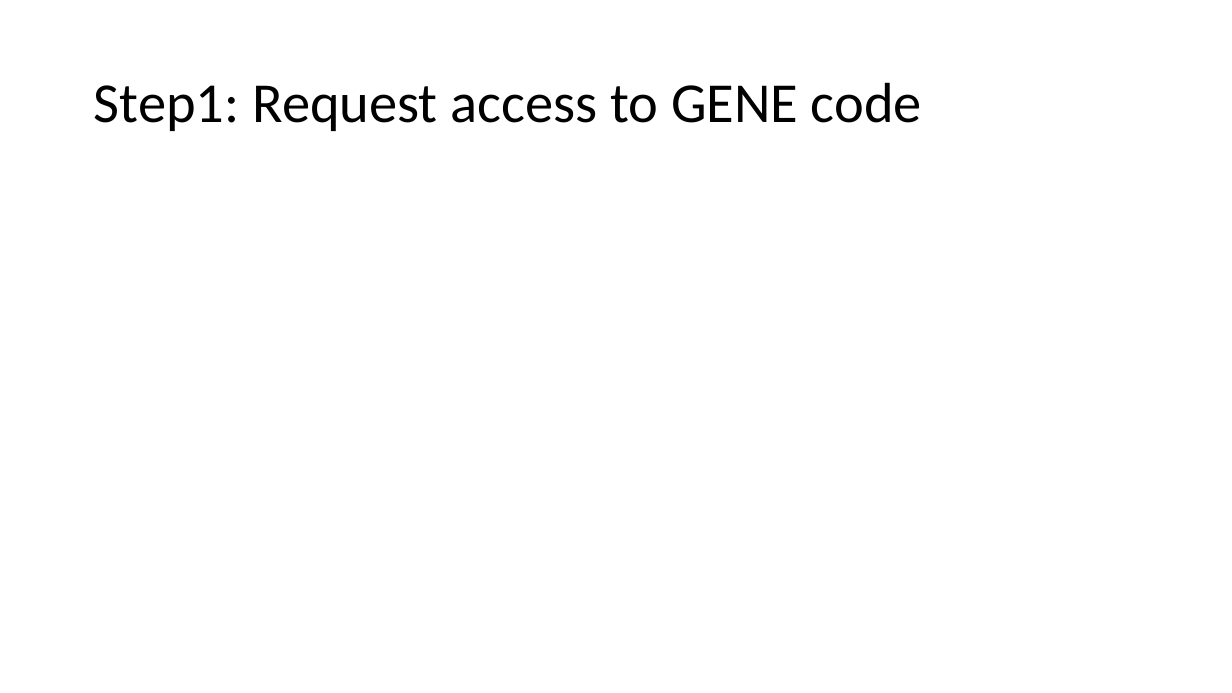
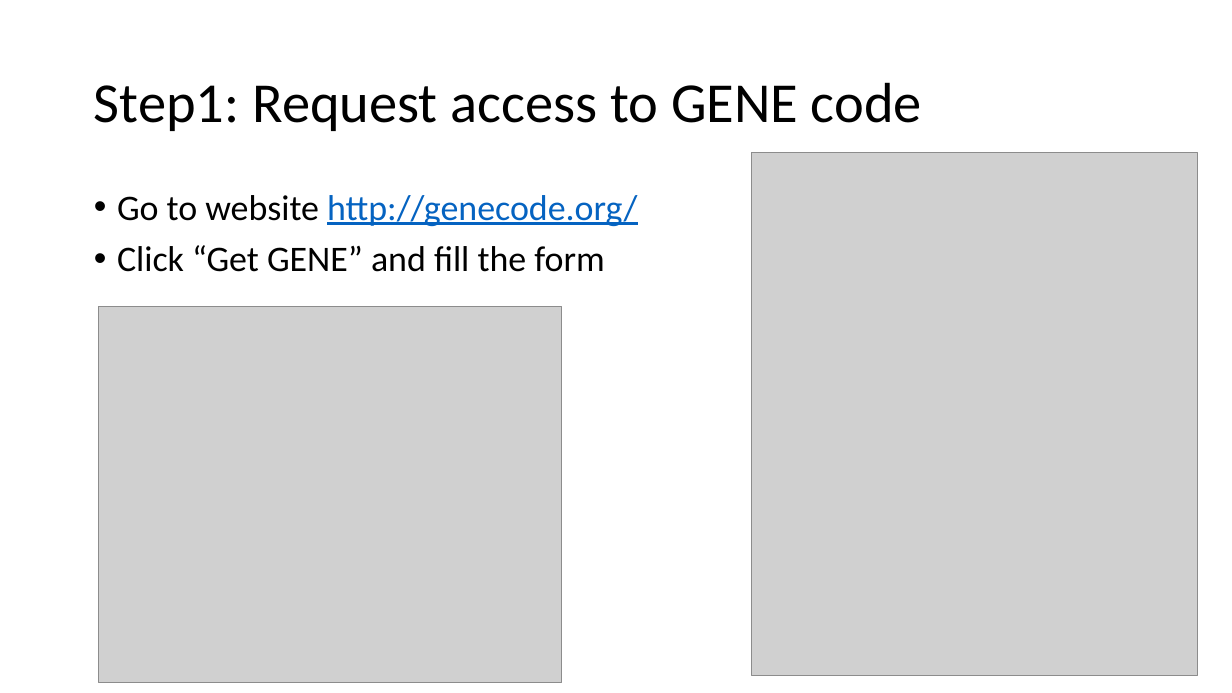
Before and after one commit to maxtcurie/Physics_Helper, a slide deck: slide 3 of Intro_to_GENE/0_Getting_started_with_GENE.pptx (slide 2 before the commit). Drawn at 1232x693 pixels with LibreOffice and Linux fonts; fonts in the diff are those of the drawing; grey boxes stand for pictures. Boxes give left, top, right and bottom in pixels: in the first picture for what was removed or moved away, otherwise in the second. Text is boxed around its words. In the diff, an @@ line names an element or a change of style, - is before the commit and + after.

```diff
--- a/Intro_to_GENE/0_Getting_started_with_GENE.pptx
+++ b/Intro_to_GENE/0_Getting_started_with_GENE.pptx
@@ picture added at (752,153,1198,676) @@
@@ text added at (117,195,637,272), 28 pt, text #000000 @@
+• Go to website http://genecode.org/
+• Click “Get GENE” and fill the form
@@ picture added at (99,307,562,683) @@
```
Also in this commit, not shown: 7 slides added, 2 other files.
